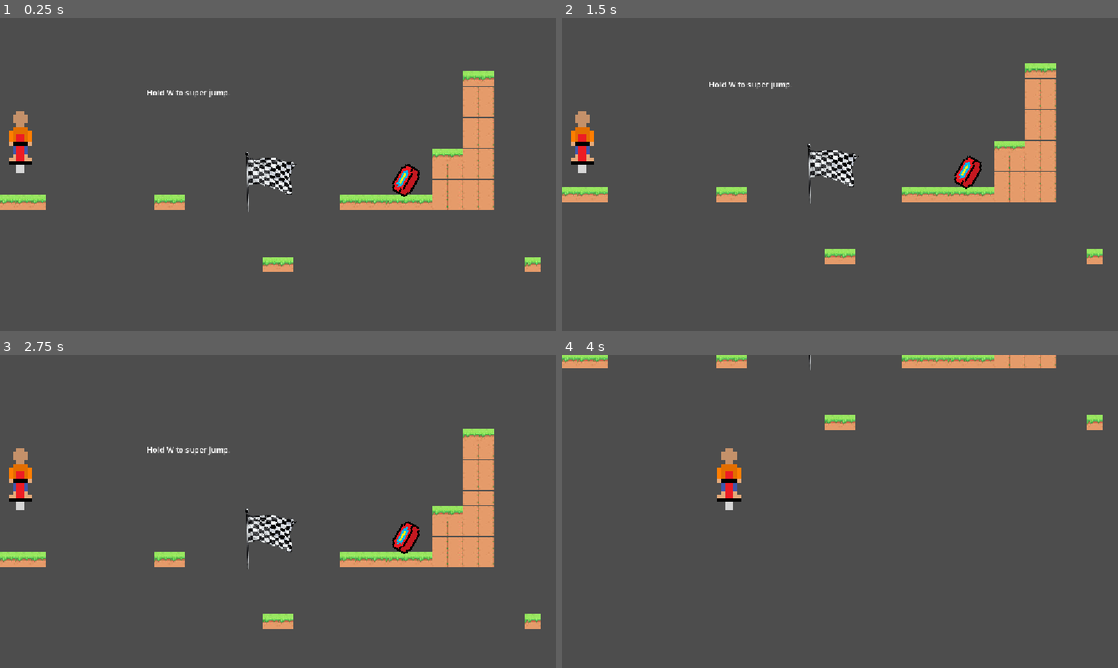
Above: before the commit, frames 1-4 (two rows, left to right).
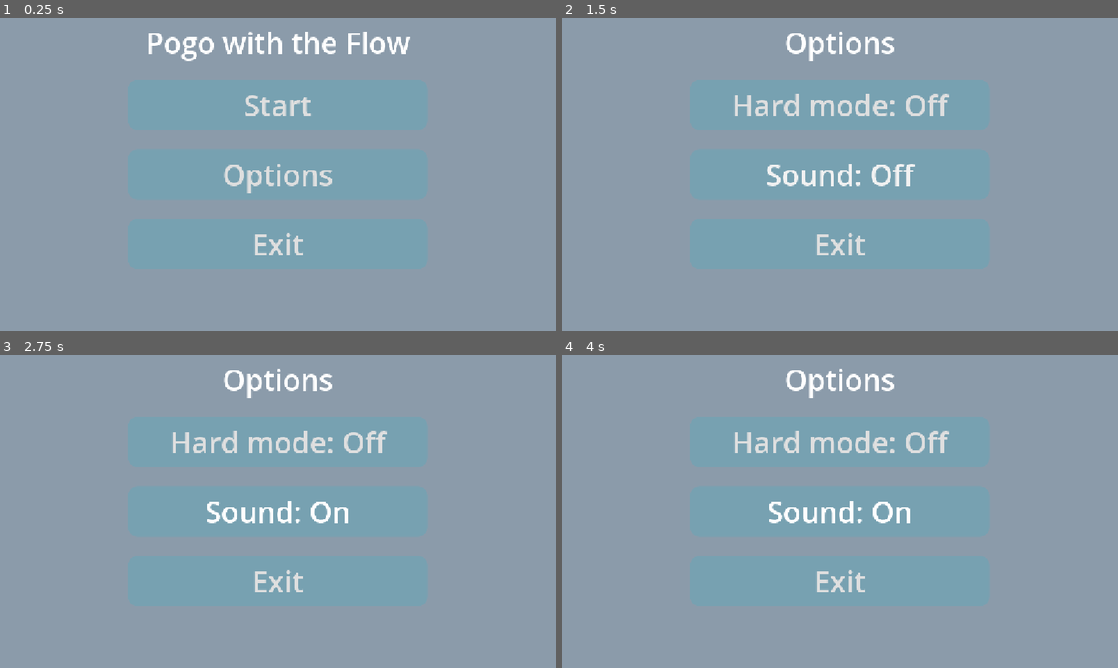
Above: after the commit, the same moments.

Repository: ScarletAkuma/game
Game: Godot game, scene res://Main menu.tscn
The game is run twice, just before and just after one commit, with the same random seed, the same clock (stepped at 60 frames per second) and the same inputs. Before the commit the project starts from res://main.tscn.
Inputs (mouse positions are in pixels of both pictures, inside the frame that each line leads up to):
- Up to frame 1 (0.25 s): no input
- Up to frame 2 (1.5 s): click (840, 174) at 0.5 s, where only the run after the commit has a clickable "Options"; click (840, 174) at 1.25 s, where only the run after the commit has a clickable "Sound: On"
- Up to frame 3 (2.75 s): click (278, 511) at 2 s, where only the run after the commit has a clickable "Sound: Off"
- Up to frame 4 (4 s): hold D (right) from 2.78 s (still down)

The runs differ from the first frame. In frame 1, 100% of the frame differs, in the area x 0-100%, y 0-100%; in frame 2, 100%; in frame 3, 100%; in frame 4, 100%.

Commit message:
Sound toggle

Diff:
--- a/Global.gd
+++ b/Global.gd
@@ -1,3 +1,7 @@
 extends Node
 
 var player: Node2D = null
+
+var sound = true
+
+var hardMode = false
--- a/lofibeat.gd
+++ b/lofibeat.gd
@@ -5,8 +5,12 @@
 
 # Called when the node enters the scene tree for the first time.
 func _ready() -> void:
-	 # Replace with function body.
-	play()
+	var music = Global.sound
+	if music:
+		play()
+	else:
+		stop()
+
 
 # Called every frame. 'delta' is the elapsed time since the previous frame.
 func _process(delta: float) -> void:
--- a/options.gd
+++ b/options.gd
@@ -9,8 +9,10 @@
 func _on_sound_toggled(toggled_on: bool) -> void:
 	if toggled_on:
 		$VBoxContainer/sound.text = "Sound: On"
+		Global.sound = true
 	else:
 		$VBoxContainer/sound.text = "Sound: Off"
+		Global.sound = false
 
 func _on_exit_pressed() -> void:
 	get_tree().change_scene_to_file("res://Main menu.tscn")
--- a/player.gd
+++ b/player.gd
@@ -9,6 +9,7 @@
 
 #TODO: fix trampoline physics#
 func _physics_process(delta):
+	var sfx = Global.sound
 	var direction := Input.get_axis("left", "right")
 	if direction and abs(velocity.x) <= 300:
 		velocity.x = direction * 300
@@ -23,8 +24,12 @@
 	if not is_on_floor():
 		velocity.y += 30
 	else:
-		boing.play()
+		if sfx:
+			boing.play()
 		if Input.is_action_pressed("jump"):
 			velocity.y = -900
 		else:
 			velocity.y = -600
+
+	if Input.is_action_pressed("pause"):
+		get_tree().change_scene_to_file("res://pause.tscn")
--- a/project.godot
+++ b/project.godot
@@ -11,7 +11,7 @@
 [application]
 
 config/name="game"
-run/main_scene="uid://buaq673iyr04d"
+run/main_scene="uid://dt0hdm7txouw7"
 config/features=PackedStringArray("4.7", "GL Compatibility")
 config/icon="res://icon.svg"
 
